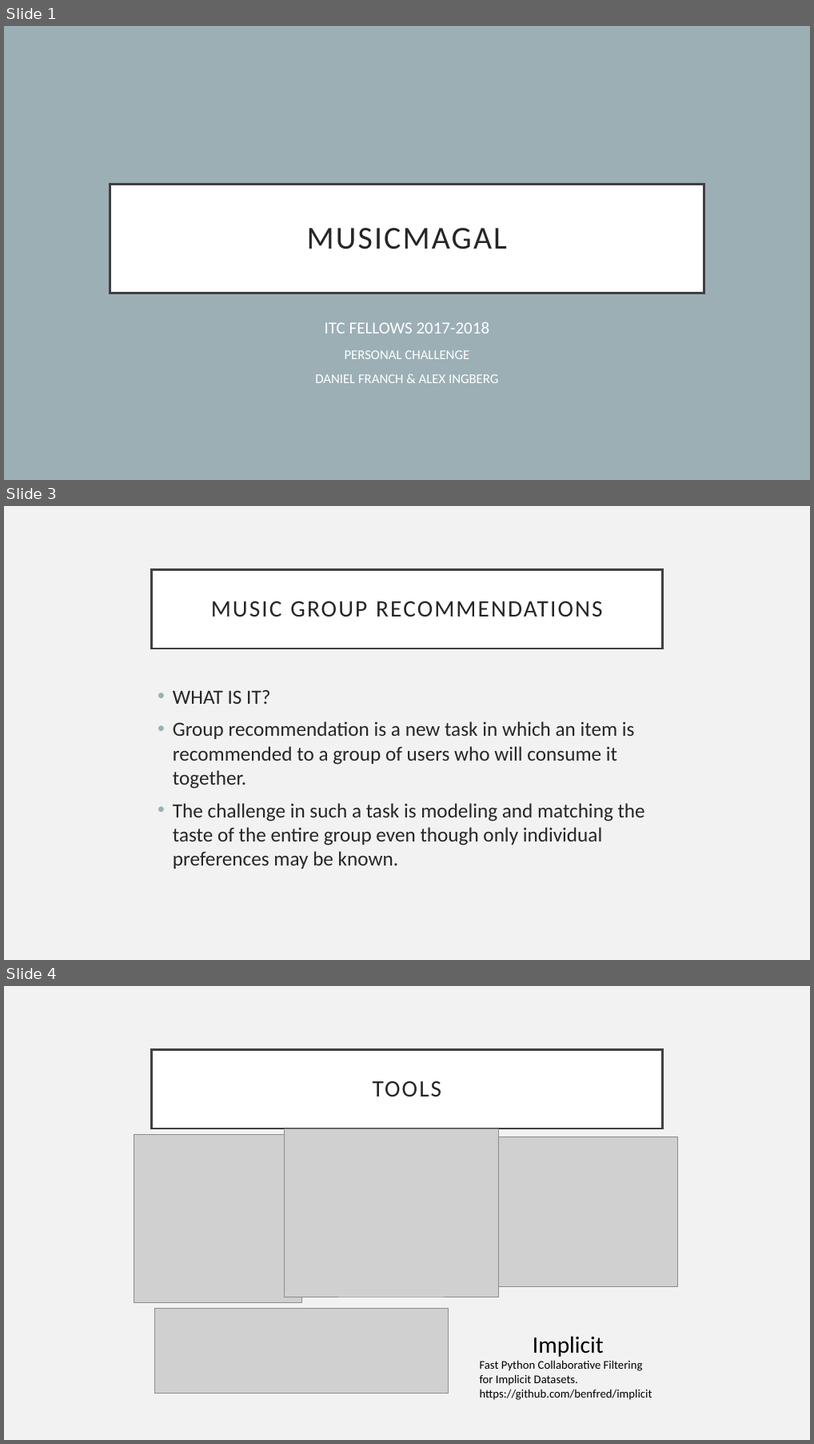
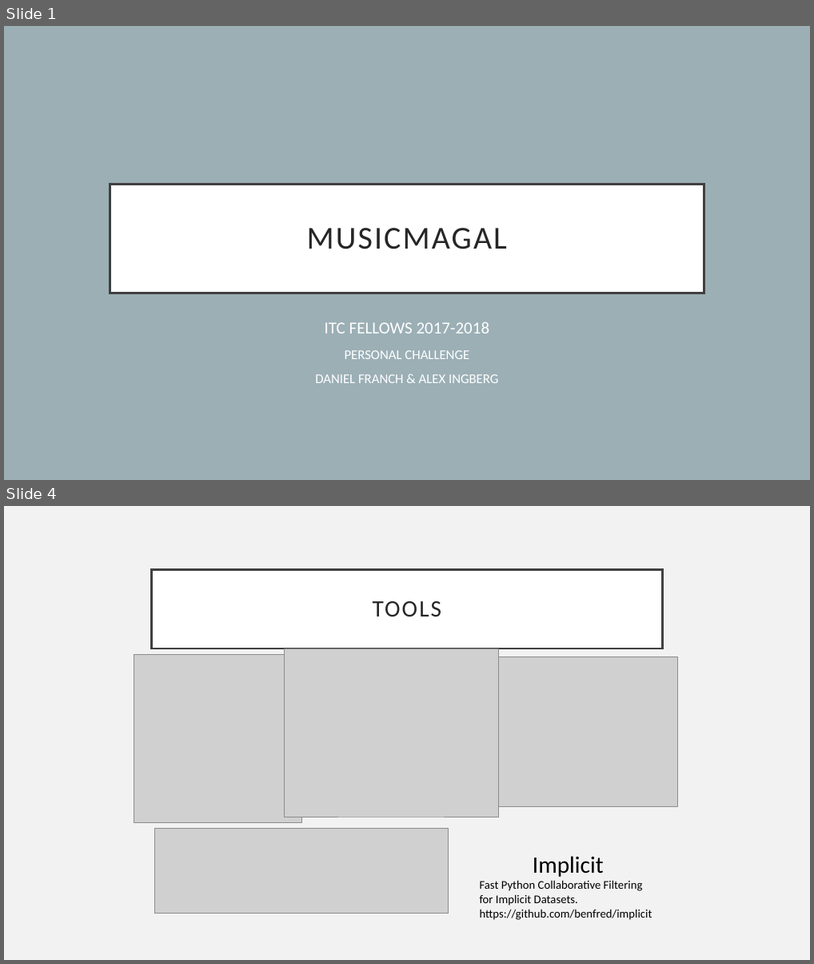
Before and after one commit to alexing/musicmagal, a slide deck: presentation.pptx. Shown one above the other, each under a label of ours: slides 1, 3 and 4 before the commit, slides 1 and 4 after it; the slides between them are not shown. The pictures are 814x1444 and 814x964 pixels, drawn with LibreOffice and Linux fonts; fonts in the diff are those of the drawing; grey boxes stand for pictures. Boxes give left, top, right and bottom in pixels: in the first picture for what was removed or moved away, otherwise in the second. Text is boxed around its words. In the diff, an @@ line names an element or a change of style, - is before the commit and + after.

```diff
--- a/presentation.pptx
+++ b/presentation.pptx
@@ slide 3 removed at box(4, 506, 810, 960), background #F2F2F2 @@
@@ title removed at box(152, 569, 662, 648) @@
-MUSIC GROUP RECOMMENDATIONS
@@ text removed at box(173, 690, 646, 868) @@
-• WHAT IS IT?
-• Group recommendation is a new task in which an item is recommended to a group of users who will consume it together.
-• The challenge in such a task is modeling and matching the taste of the entire group even though only individual preferences may be known.
```
Also in this commit, not shown: 2 slides changed, 8 slides added, 4 other slides removed.
